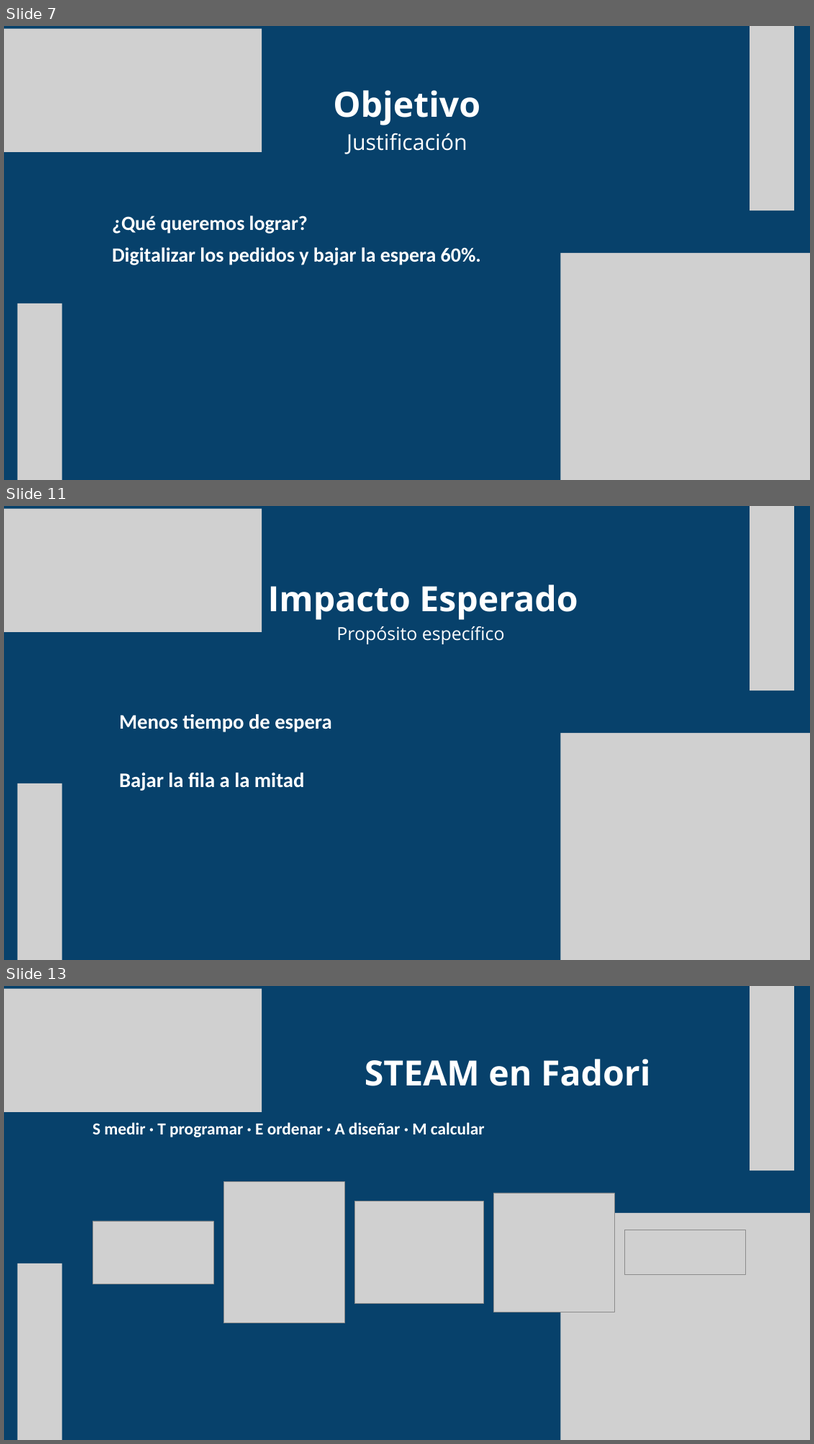
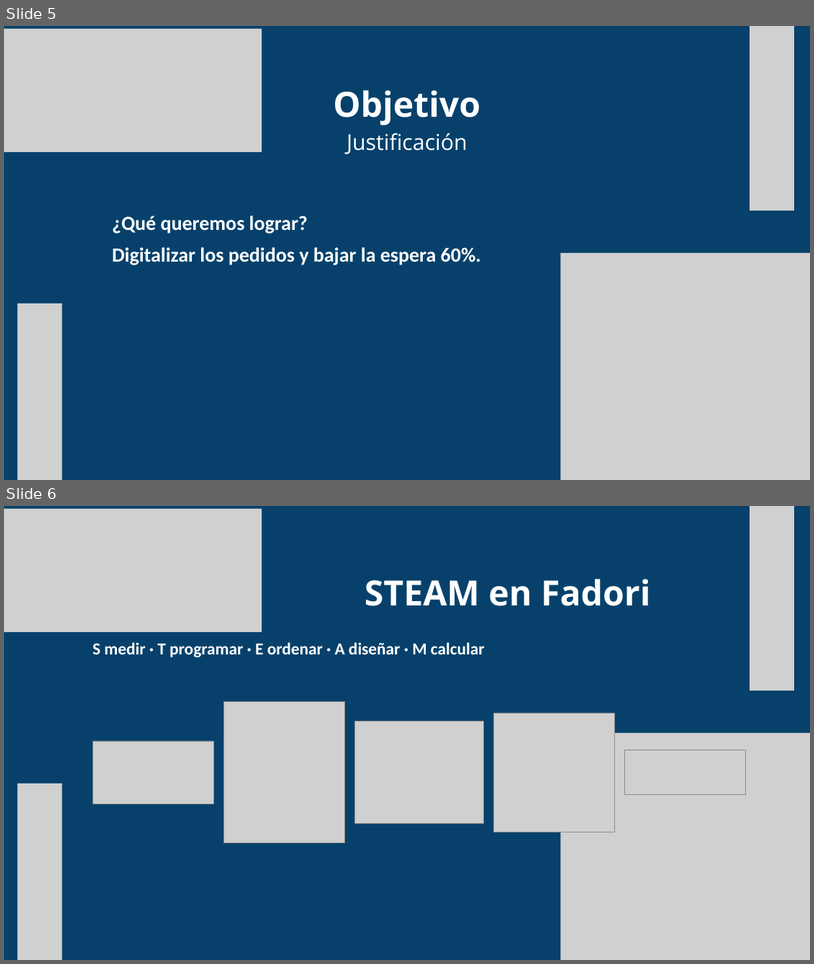
Before and after one commit to ejercitopalomazi9111-arch/mazi-central, a slide deck: fadori/presentacion/Fadori-STEAM.pptx. Shown one above the other, each under a label of ours: slides 7, 11 and 13 before the commit, slides 5 and 6 after it; the slides between them are not shown. The pictures are 814x1444 and 814x964 pixels, drawn with LibreOffice and Linux fonts; fonts in the diff are those of the drawing; grey boxes stand for pictures. Boxes give left, top, right and bottom in pixels: in the first picture for what was removed or moved away, otherwise in the second. Text is boxed around its words. In the diff, an @@ line names an element or a change of style, - is before the commit and + after.

```diff
--- a/fadori/presentacion/Fadori-STEAM.pptx
+++ b/fadori/presentacion/Fadori-STEAM.pptx
@@ slide 11 removed at box(4, 506, 810, 960), background #07416B @@
@@ picture removed at box(4, 509, 262, 632) @@
@@ picture removed at box(750, 506, 795, 690) @@
@@ text removed at box(268, 584, 578, 644) @@
-Impacto Esperado
-Propósito específico
@@ text removed at box(119, 714, 332, 790) @@
-Menos tiempo de espera
-Bajar la fila a la mitad
@@ picture removed at box(561, 733, 810, 959) @@
@@ picture removed at box(17, 783, 62, 960) @@
@@ what was slide 7 is now slide 5 @@
@@ what was slide 13 is now slide 6 @@
```
Also in this commit, not shown: 1 slide changed, 7 other slides removed, 2 other files.
